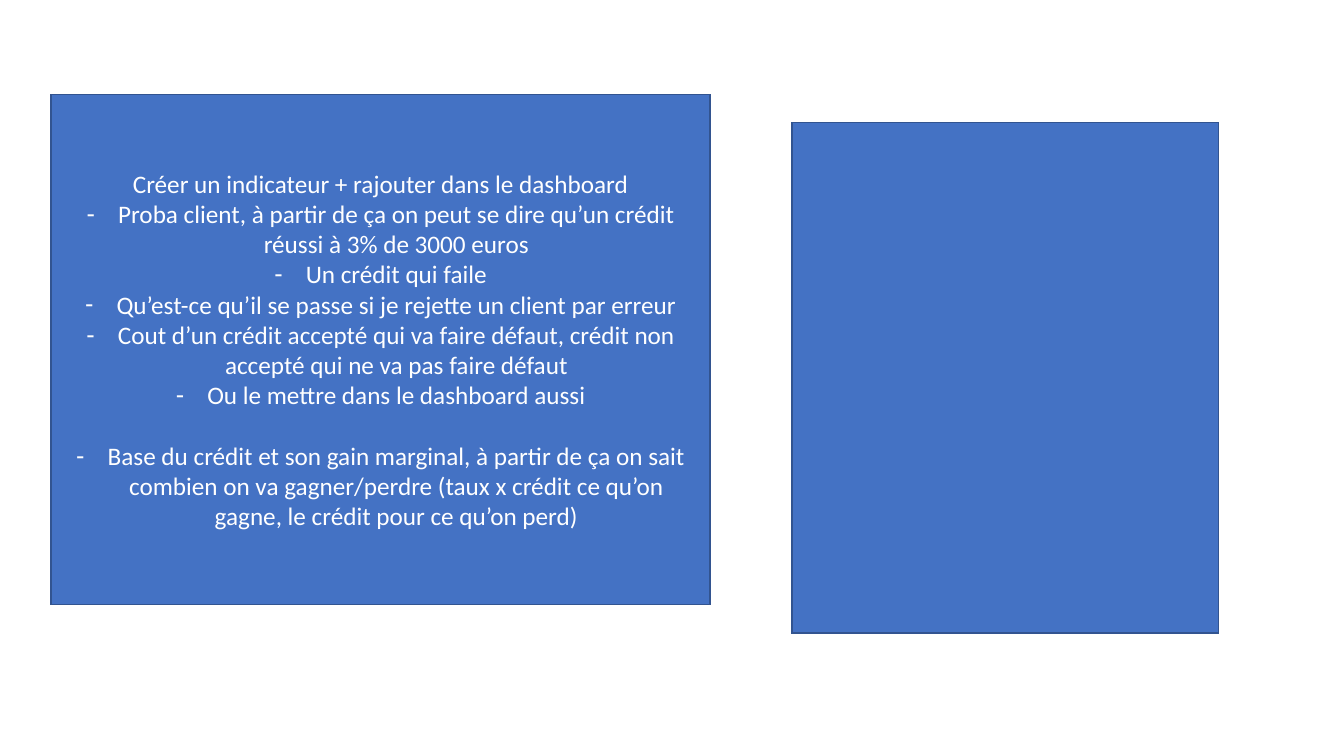
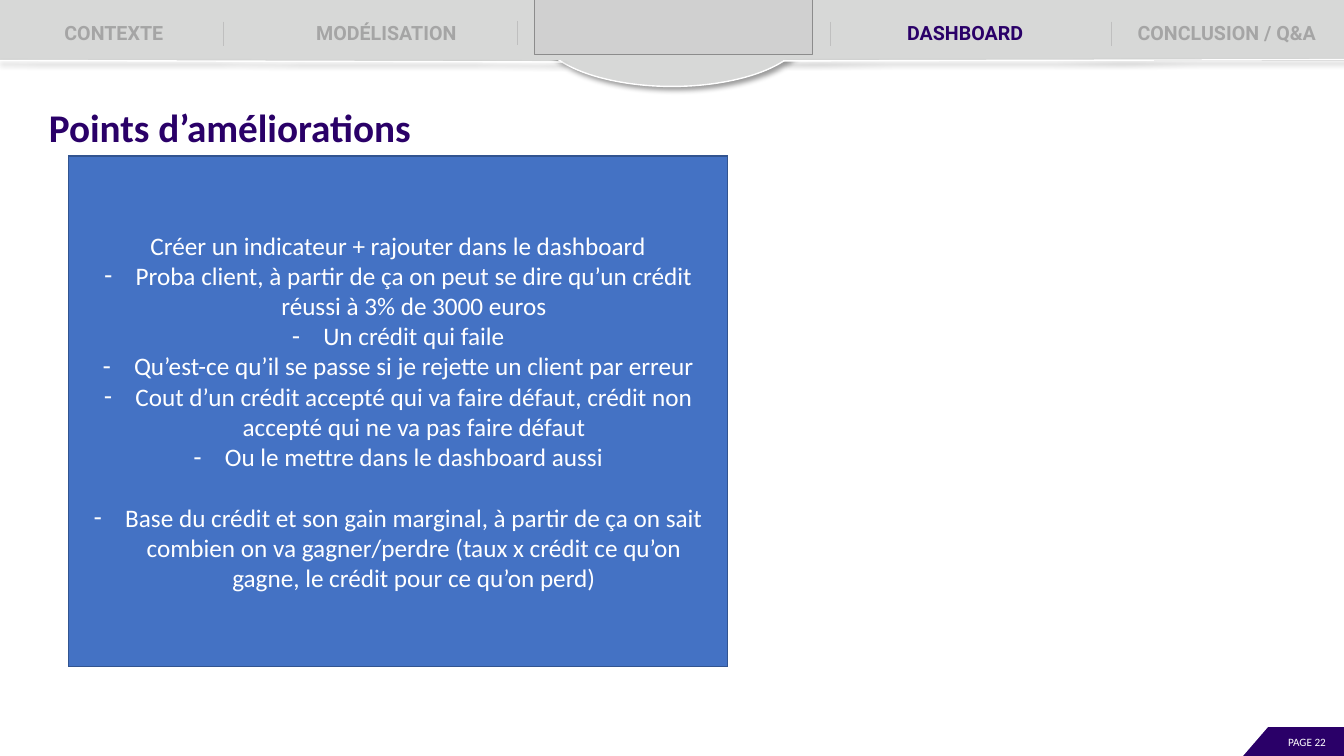
Before and after one commit to EtudiantOC2/implement_scoring_model_v2, a slide deck: slide 22 of evaluation/P7_Presentation.pptx (slide 18 before the commit). Drawn at 1344x756 pixels with LibreOffice and Linux fonts; fonts in the diff are those of the drawing; grey boxes stand for pictures. Boxes give left, top, right and bottom in pixels: in the first picture for what was removed or moved away, otherwise in the second. Text is boxed around its words. In the diff, an @@ line names an element or a change of style, - is before the commit and + after.

Commit message:
corrections mineures sur le dashboard

```diff
--- a/evaluation/P7_Presentation.pptx
+++ b/evaluation/P7_Presentation.pptx
@@ rectangle added at <box>0,0,1344,60</box>, fill #D7D8D7, outline #D7D8D7 1 pt @@
@@ text added at <box>64,26,163,40</box>, 14 pt, text #A5A5A5, bold @@
+CONTEXTE
@@ line added from (224, 22) to (224, 45), #BFBFBF 0.5 pt @@
@@ text added at <box>316,23,456,40</box>, 14 pt, text #A5A5A5, bold @@
+MODÉLISATION
@@ rectangle added at <box>499,0,845,59</box>, fill #D7D8D7, outline #D7D8D7 1 pt @@
@@ line added from (518, 21) to (518, 44), #BFBFBF 0.5 pt @@
@@ picture added at <box>534,0,813,54</box> @@
@@ ellipse added at <box>539,0,805,87</box>, fill #D7D8D7, outline #FFFFFF 1 pt @@
@@ line added from (831, 22) to (831, 45), #BFBFBF 0.5 pt @@
@@ text added at <box>907,26,1023,40</box>, 14 pt, text #2A0068, bold @@
+DASHBOARD
@@ line added from (1111, 22) to (1111, 45), #BFBFBF 0.5 pt @@
@@ text added at <box>1138,26,1316,42</box>, 14 pt, text #A5A5A5, bold @@
+CONCLUSION / Q&A
@@ line added from (783, 60) to (1344, 59), #FFFFFF 1 pt @@
@@ line added from (0, 60) to (562, 63), #FFFFFF 1 pt @@
@@ text added at <box>49,113,410,143</box>, 28 pt, text #2A0068, bold @@
+Points d’améliorations
@@ rectangle removed at <box>792,123,1219,633</box> @@
@@ rectangle "Créer un indicateur + rajouter ...": place and size @@
-rectangle "Créer un indicateur + rajouter ..." at <box>51,95,711,605</box>
+rectangle "Créer un indicateur + rajouter ..." at <box>69,156,728,666</box>
@@ rectangle added at <box>1243,728,1343,756</box>, fill #2A0068, outline #2A0068 1 pt @@
@@ right triangle added at <box>1244,721,1272,755</box>, fill #FFFFFF, outline #FFFFFF 1 pt @@
@@ page number added at <box>1288,738,1326,746</box>, 8 pt, text #FFFFFF @@
+PAGE 22
```
Also in this commit, not shown: 3 other slides changed, 6 slides added, 2 slides removed, 1 other file.
